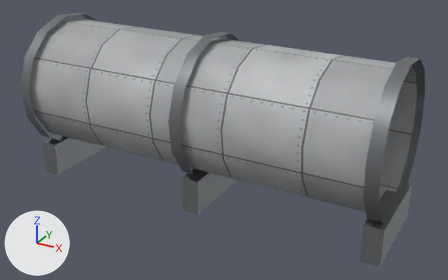
The glTF model public/maps/assets/models/base-tunnel.glb: old version first, new version second.
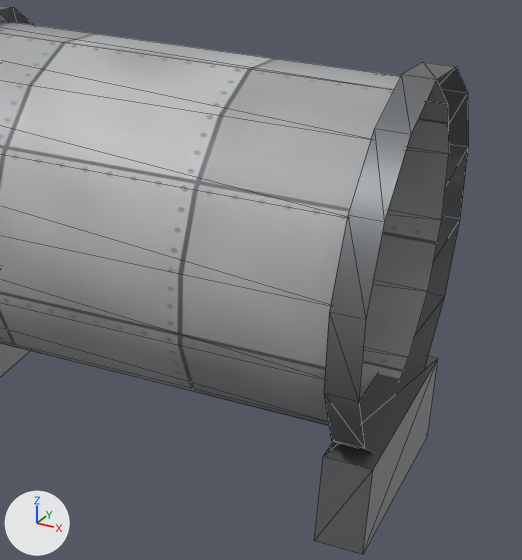
The first picture shows the older version from a 50 mm lens placed at (4.75, -8.3, 5.18), pointed at (0.22, -0.05, 1.06). The close-ups show the older and then the newer version on the part from 50% to 100% of the width and 11% to 96% of the height of that picture. Only the edits that show in the close-ups are written down. Lighting does not change. The marker at lower left points along +X, +Y and +Z. The close-ups show mesh edges as thin lines. Where no turn or scale is listed for an object, it has been applied to the vertices. Vertices at exactly the same position are counted once.

Names of what the first close-up shows: 'base-tunnel', 'base-tunnel-ribs'.
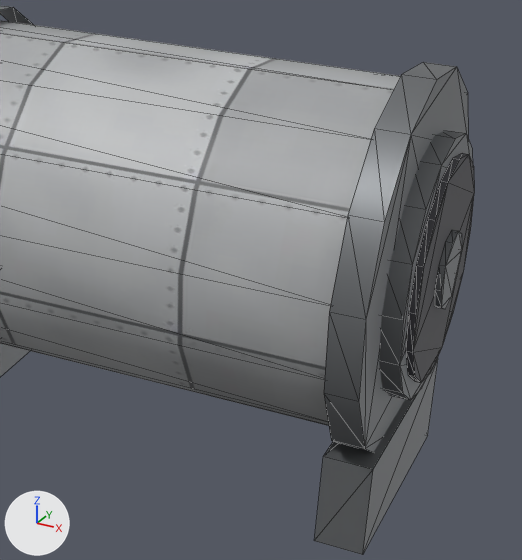
Where the newer file only moved an object's origin or applied its transform, the numbers keep the older frame.

Where the change shows, as pixel boxes [x1, y1, x2, y2] in the close-ups (522 x 560 px):
'base-tunnel-ribs', reshaped
    before: [0, 6, 468, 555]
    after: [0, 6, 472, 555]
'base-tunnel-hatch', added
    after: [406, 153, 474, 383]
part 1 of me_base_tunnel_ribs, added
    after: [379, 130, 472, 400]
part 2 of me_base_tunnel_ribs, added
    after: [435, 230, 462, 309]
part 3 of me_base_tunnel_ribs, added
    after: [359, 67, 468, 452]

Diff of the bpy script that builds the scene:
```diff
--- a/public/maps/assets/models/base-tunnel.glb.py
+++ b/public/maps/assets/models/base-tunnel.glb.py
@@ mat_hatch_dark @@
+mat_hatch_dark = principled_material('hatch-dark')
+mat_hatch_dark.base_color = (0.06, 0.06, 0.07)  # dark grey #45454b
+mat_hatch_dark.roughness = 0.6
@@ me_base_tunnel_ribs @@
 # used by ob_base_tunnel_ribs; location = (0.0, 0.0, 1.396)
-me_base_tunnel_ribs.from_pydata(...)  # 108 vertices, 120 faces; spans x -3.15..3.15, y -1.19..1.19, z -1.4..1.4
+me_base_tunnel_ribs.from_pydata(...)  # 212 vertices, 292 faces; spans x -3.3..3.3, y -1.19..1.19, z -1.4..1.4
+# me_base_tunnel_ribs part 1: a new loose piece of 32 vertices spanning x 3.05..3.22, y -0.82..0.82, z -0.62..1.02, in mat_hull_trim (grey #7c7e81)
+# me_base_tunnel_ribs part 2: a new loose piece of 20 vertices spanning x 3.26..3.3, y -0.24..0.24, z -0.04..0.45, in mat_hull_trim (grey #7c7e81)
+# me_base_tunnel_ribs part 3
+# 12 new faces join them
+# other edits to the shape of me_base_tunnel_ribs do not show in these pictures
 me_base_tunnel_ribs.materials.append(mat_hull_trim)
@@ me_base_tunnel_hatch @@
+me_base_tunnel_hatch.from_pydata(...)  # 64 vertices, 92 faces; spans x -3.26..3.26, y -0.7..0.7, z -0.7..0.7
+me_base_tunnel_hatch.materials.append(mat_hatch_dark)  # dark grey #45454b
@@ ob_base_tunnel_hatch @@
+ob_base_tunnel_hatch = bpy.data.objects.new('base-tunnel-hatch', me_base_tunnel_hatch)
+ob_base_tunnel_hatch.location = (0.0, 0.0, 1.6)
```
